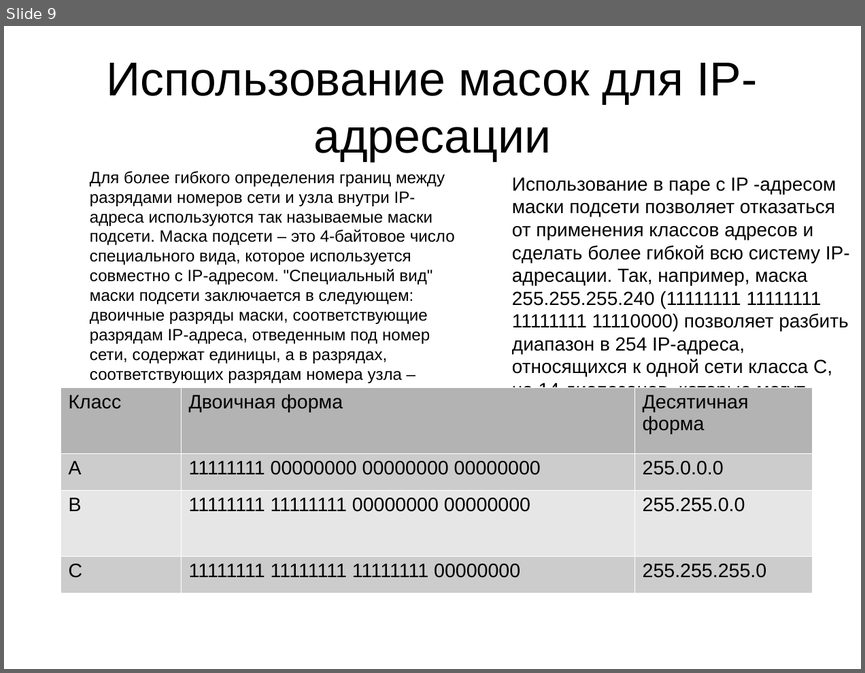
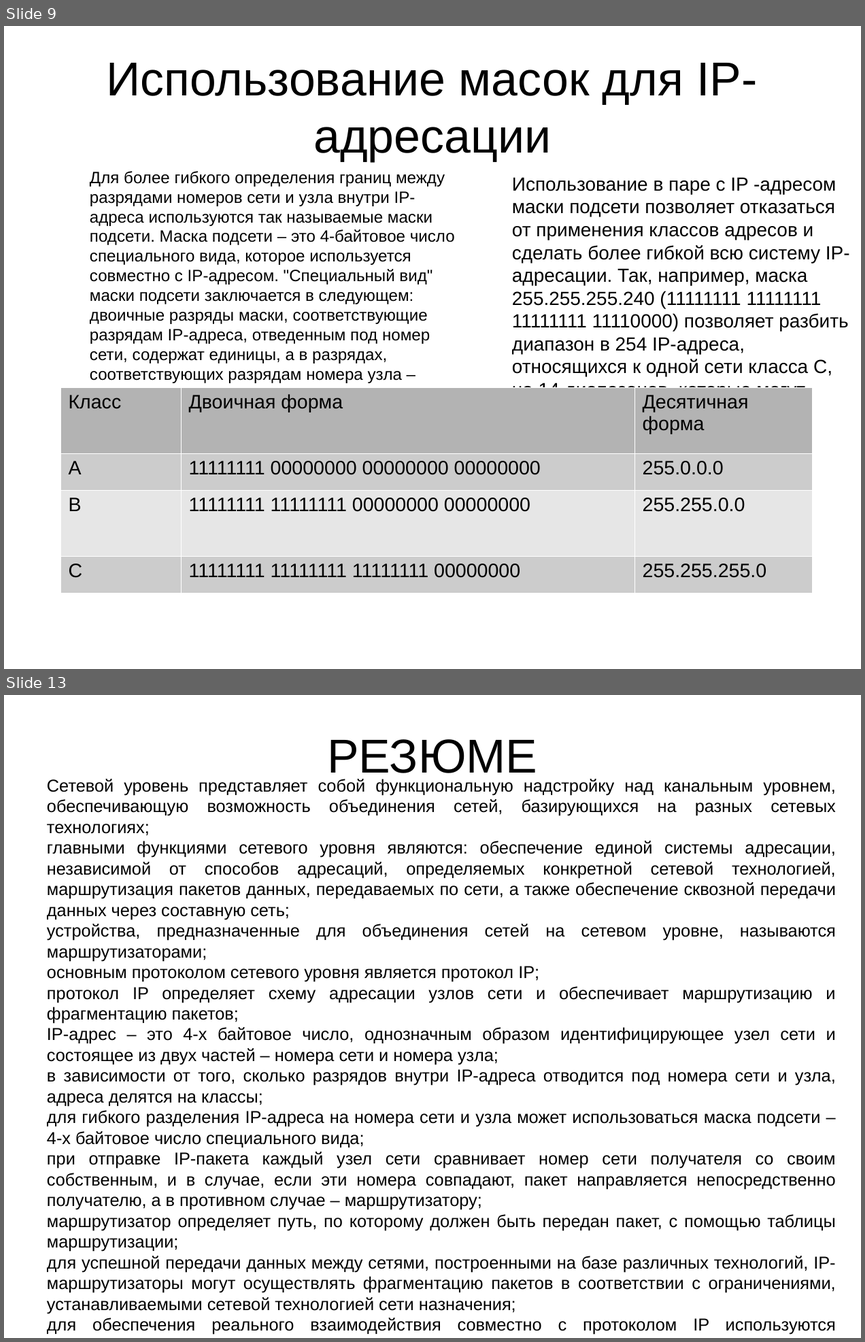
Before and after one commit to IvanSimeyko/network, a slide deck: network_layer.odp. Shown one above the other, each under a label of ours: slide 9 before the commit, slides 9 and 13 after it; the slides between them are not shown. The pictures are 865x673 and 865x1342 pixels, drawn with LibreOffice and Linux fonts; fonts in the diff are those of the drawing. Boxes give left, top, right and bottom in pixels: in the first picture for what was removed or moved away, otherwise in the second. Text is boxed around its words. In the diff, an @@ line names an element or a change of style, - is before the commit and + after.

```diff
--- a/network_layer.odp
+++ b/network_layer.odp
@@ slide 13 added at (x1=4, y1=695, x2=861, y2=1338), background #FFFFFF @@
@@ title added at (x1=327, y1=739, x2=537, y2=781), 44 pt, text #000000 @@
+РЕЗЮМЕ
@@ subtitle added at (x1=47, y1=779, x2=836, y2=1334), 16 pt, text #000000 @@
+Сетевой уровень представляет собой функциональную надстройку над канальным уровнем, обеспечивающую возможность объединения сетей, базирующихся на разных сетевых технологиях;
+главными функциями сетевого уровня являются: обеспечение единой системы адресации, независимой от способов адресаций, определяемых конкретной сетевой технологией, маршрутизация пакетов данных, передаваемых по сети, а также обеспечение сквозной передачи данных через составную сеть;
+устройства, предназначенные для объединения сетей на сетевом уровне, называются маршрутизаторами;
+основным протоколом сетевого уровня является протокол IP;
+протокол IP определяет схему адресации узлов сети и обеспечивает маршрутизацию и фрагментацию пакетов;
+IP-адрес – это 4-х байтовое число, однозначным образом идентифицирующее узел сети и состоящее из двух частей – номера сети и номера узла;
+в зависимости от того, сколько разрядов внутри IP-адреса отводится под номера сети и узла, адреса делятся на классы;
+для гибкого разделения IP-адреса на номера сети и узла может использоваться маска подсети – 4-х байтовое число специального вида;
+при отправке IP-пакета каждый узел сети сравнивает номер сети получателя со своим собственным, и в случае, если эти номера совпадают, пакет направляется непосредственно получателю, а в противном случае – маршрутизатору;
+маршрутизатор определяет путь, по которому должен быть передан пакет, с помощью таблицы маршрутизации;
+для успешной передачи данных между сетями, построенными на базе различных технологий, IP-маршрутизаторы могут осуществлять фрагментацию пакетов в соответствии с ограничениями, устанавливаемыми сетевой технологией сети назначения;
+для обеспечения реального взаимодействия совместно с протоколом IP используются вспомогательные протоколы сетевого уровня.
```
Also in this commit, not shown: 3 other slides added.
